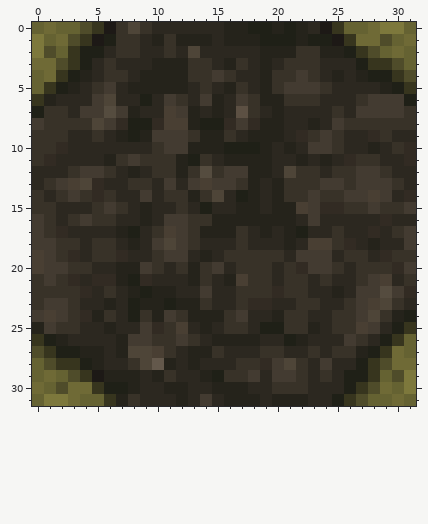
Edited in one commit: pixel-art sprite (assets/minecraft/optifine/ctm/farmland/7/4.png). Above: the version before the commit.
The file is 32x32 pixels. Colours within 5 levels of each other are drawn and written as one.
After:
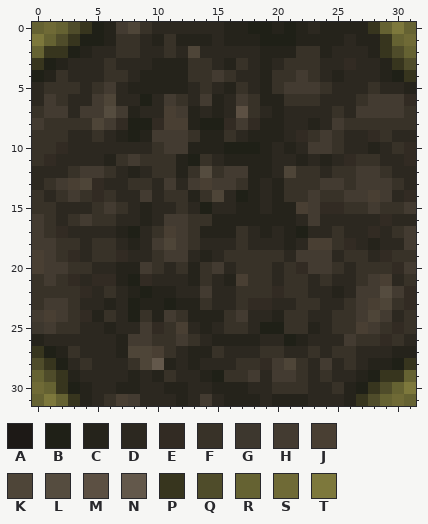
Palette (. is transparent): A #1d1916  B #1f2017  C #25231b  D #2c2820  E #322b23  F #383228  G #3d372e  H #433b31  J #493f33  K #4e4538  L #554c3f  M #5c5043  N #63584b  P #37351e  Q #4f4c2a  R #656232  S #6f6a36  T #7d783c
Difference:
y 0: x 3..7 RQPAF -> QPBCH; x 24..29 APRRST -> CCCCPR
y 1: x 2..6 SQPAB -> QPBBC; x 23..29 BBAPSSQ -> CCCDCCP
y 2: x 0..5 TQRPBB -> RPPBCD; x 25..30 CBPQRS -> DDDCPQ
y 3: x 0..4 SSQPB -> PBCDD; x 26..31 DBPPQR -> EDDCPQ
y 4: x 0..4 RSPBC -> BCFDD; x 27..31 CBBPQ -> DDCBP
y 5: x 0..3 RPBC -> DFFF; x 28..31 DCBP -> FDDC
y 6: x 0..2 PCD -> DHF; x 31 B -> E
y 7: x 0..2 BFF -> FHH
y 23: x 31 D -> E
y 24: x 29..31 FCB -> HDF
y 25: x 0 C -> G; x 29..31 DBP -> FEF
y 26: x 0..2 PBC -> CDD; x 28..31 DBPR -> FEFD
y 27: x 0..5 QPBBCC -> PBCFDD; x 27..31 CBPSR -> DDDCC
y 28: x 0..5 RQPPBC -> QPBDFD; x 26..31 DBPQSS -> FDCCBP
y 29: x 1..7 SRQPACC -> QPCDDDD; x 26..31 BBPRQT -> DCBPPR
y 30: x 2..7 QSSPBB -> PBCDDC; x 25..29 DBPQS -> FCBPQ
y 31: x 2..8 TSRRPCF -> RPCDFJH; x 25..28 BPQR -> DCPQ
Changed places in both pictures, as pixel boxes (x1, y1, x2, y2):
changed: (32, 22, 128, 118)
changed: (308, 22, 416, 106)
changed: (332, 298, 416, 406)
changed: (32, 322, 140, 406)
